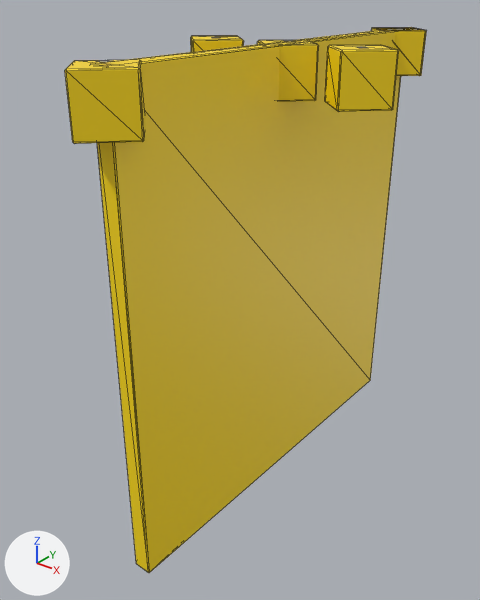
One commit to the glTF model public/assets/levels/level-05.glb: the scene before it, then after it.
Before and after are seen from a 50 mm camera at (86.4, -123.8, 13.4) aimed at (-7.6, -6.3, -59.4). Arrows for +X, +Y and +Z are at lower left; the lights stay in place. The picture after the commit comes second. Mesh edges are drawn as thin lines. Objects named as collision shapes, trigger or cutter boxes, shadow casters or lower levels of detail are left out. Vertices at exactly the same position are counted once.
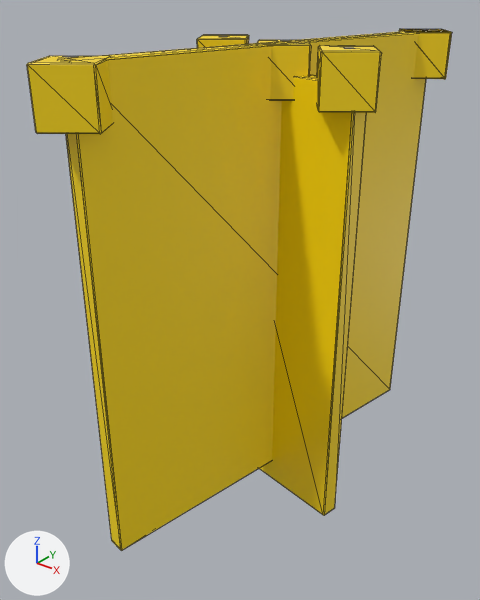
Edits to the scene script, one JSON object a line:
```json
{"block": "me_cube_003", "where": "# used by ob_cube_003; location = (0.0, -50.2, -4.6); rotation_euler = (0.0, 0.0, 2.356), in degrees (0, 0, 135); scale = (5.63, 5.63, 5.63)"}
{"op": "remove", "block": "me_cube_003", "code": "me_cube_003.from_pydata(...)  # 144 vertices, 264 faces; spans x -1.0..13.8, y -13.8..1.0, z -18.4..1.0"}
{"op": "add", "block": "me_cube_003", "code": "me_cube_003.from_pydata(...)  # 168 vertices, 308 faces; spans x -1.0..13.8, y -13.8..1.0, z -19.5..1.0"}
{"block": "me_cube_003", "change": "me_cube_003 part 1: a new loose piece of 24 vertices spanning x 3.3..9.3, y -9.3..-3.3, z -19.5..-0.1, in mat_material (yellow #ffdb00)"}
{"op": "set", "path": "ob_cube_002.location", "old": "(0.0, 51.5, -4.6)", "new": "(7.9, 50.8, -4.6)"}
{"op": "set", "path": "ob_cube_002.rotation_euler", "old": "(0.0, 0.0, 2.356)", "new": "(0.0, 0.0, 2.184)", "note": "degrees (0, 0, 135) -> degrees (0, 0, 125)"}
{"op": "set", "path": "ob_cube_003.location", "old": "(0.0, -50.2, -4.6)", "new": "(-9.5, -49.3, -4.6)"}
{"op": "set", "path": "ob_cube_003.rotation_euler", "old": "(0.0, 0.0, 2.356)", "new": "(0.0, 0.0, 2.184)", "note": "degrees (0, 0, 135) -> degrees (0, 0, 125)"}
```

Boxes [x1, y1, x2, y2] around the edits, measured in the pictures (480 x 600 px):
```json
{"object": "Cube.003", "change": "reshaped, moved, turned", "before": [65, 28, 425, 573], "after": [27, 29, 451, 551]}
{"object": "Cube.002", "change": "moved, turned", "before": [373, 27, 427, 76], "after": [400, 29, 452, 79]}
{"part": 1, "of": "me_cube_003", "change": "added", "after": [259, 75, 367, 515], "on screen": "yellow"}
```
